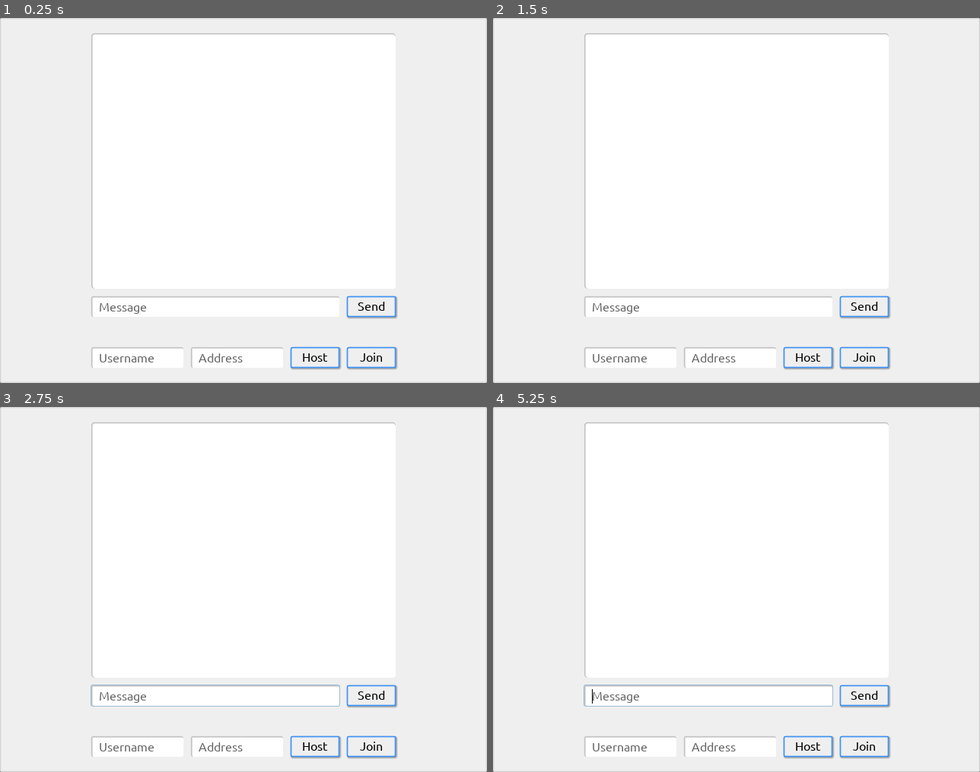
Above: before the commit, frames 1-4 (two rows, left to right).
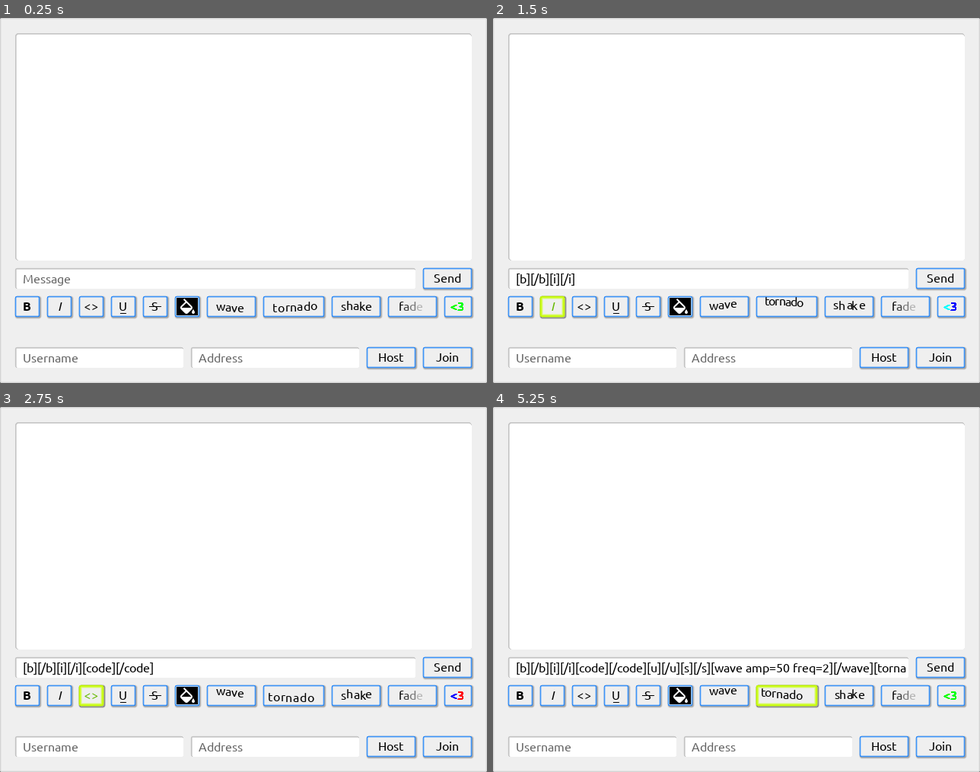
Above: after the commit, the same moments.

Repository: UbeJelly/Koteksu
Game: Godot game, scene res://Scenes/Main.tscn
The game is run twice, just before and just after one commit, with the same random seed, the same clock (stepped at 60 frames per second) and the same inputs.
Inputs (mouse positions are in pixels of both pictures, inside the frame that each line leads up to):
- Up to frame 1 (0.25 s): no input
- Up to frame 2 (1.5 s): click (522, 306) at 0.5 s, where only the run after the commit has a clickable "B"; click (551, 306) at 1.25 s, where only the run after the commit has a clickable "I"
- Up to frame 3 (2.75 s): click (92, 695) at 2 s, where only the run after the commit has a clickable "<>"
- Up to frame 4 (5.25 s): click (614, 695) at 2.75 s, where only the run after the commit has a clickable "U _"; click (648, 695) at 3.5 s, where only the run after the commit has a clickable "S —"; click (726, 695) at 4.25 s, where only the run after the commit has a clickable "wave"; click (785, 695) at 5 s, where only the run after the commit has a clickable "tornado"

The runs differ from the first frame. In frame 1, 4.5% of the frame differs, in the area x 2-98%, y 4-97%; in frame 2, 4.7%; in frame 3, 4.8%; in frame 4, 5.5%.

Commit message:
Added BBCode snippet buttons, updated README

Diff:
--- a/Resources/GDResources/Themes/Default.tres
+++ b/Resources/GDResources/Themes/Default.tres
@@ -79,7 +79,7 @@
 shadow_offset = Vector2( 1, 1 )
 
 [sub_resource type="StyleBoxFlat" id=6]
-bg_color = Color( 0.941176, 0.941176, 0.941176, 1 )
+bg_color = Color( 0.901961, 0.901961, 0.901961, 1 )
 border_width_left = 2
 border_width_top = 2
 border_width_right = 2
--- a/Scenes/Main.tscn
+++ b/Scenes/Main.tscn
@@ -1,44 +1,80 @@
-[gd_scene load_steps=4 format=2]
+[gd_scene load_steps=19 format=2]
 
 [ext_resource path="res://Scripts/Main.gd" type="Script" id=1]
+[ext_resource path="res://Resources/Font/Ubuntu/Ubuntu-Regular.ttf" type="DynamicFontData" id=2]
+[ext_resource path="res://Resources/Font/Ubuntu/Ubuntu-Bold.ttf" type="DynamicFontData" id=3]
+[ext_resource path="res://Resources/Font/Ubuntu/Ubuntu-Italic.ttf" type="DynamicFontData" id=4]
+[ext_resource path="res://Resources/Textures/Icon/fill_color_24.png" type="Texture" id=5]
+[ext_resource path="res://Resources/Font/Noto_Sans_Mono/NotoSansMono-Regular.ttf" type="DynamicFontData" id=6]
 [ext_resource path="res://Scripts/Message.gd" type="Script" id=7]
 [ext_resource path="res://Resources/GDResources/Themes/Default.tres" type="Theme" id=8]
 
-[node name="Main" type="Control"]
+[sub_resource type="DynamicFont" id=1]
+use_mipmaps = true
+use_filter = true
+font_data = ExtResource( 3 )
+
+[sub_resource type="DynamicFont" id=2]
+use_mipmaps = true
+use_filter = true
+font_data = ExtResource( 4 )
+
+[sub_resource type="DynamicFont" id=3]
+use_mipmaps = true
+use_filter = true
+font_data = ExtResource( 6 )
+
+[sub_resource type="DynamicFont" id=4]
+use_mipmaps = true
+use_filter = true
+extra_spacing_top = -8
+extra_spacing_bottom = -10
+font_data = ExtResource( 2 )
+
+[sub_resource type="DynamicFont" id=5]
+use_mipmaps = true
+use_filter = true
+extra_spacing_top = -10
+extra_spacing_bottom = -10
+font_data = ExtResource( 2 )
+
+[sub_resource type="StyleBoxEmpty" id=6]
+
+[sub_resource type="StyleBoxEmpty" id=7]
+
+[sub_resource type="StyleBoxEmpty" id=8]
+
+[sub_resource type="StyleBoxEmpty" id=9]
+
+[sub_resource type="StyleBoxEmpty" id=10]
+
+[node name="Main" type="Panel"]
 anchor_right = 1.0
 anchor_bottom = 1.0
 theme = ExtResource( 8 )
 script = ExtResource( 1 )
 
-[node name="Panel" type="Panel" parent="."]
-anchor_right = 1.0
-anchor_bottom = 1.0
-
 [node name="Margin" type="MarginContainer" parent="."]
 anchor_right = 1.0
 anchor_bottom = 1.0
 size_flags_vertical = 3
-custom_constants/margin_right = 120
-custom_constants/margin_top = 20
-custom_constants/margin_left = 120
-custom_constants/margin_bottom = 20
 
 [node name="Rows" type="VBoxContainer" parent="Margin"]
-margin_left = 120.0
+margin_left = 20.0
 margin_top = 20.0
-margin_right = 520.0
+margin_right = 620.0
 margin_bottom = 460.0
 custom_constants/separation = 40
 
 [node name="Chat" type="VBoxContainer" parent="Margin/Rows"]
-margin_right = 400.0
+margin_right = 600.0
 margin_bottom = 373.0
 size_flags_vertical = 3
 
 [node name="Chatbox" type="RichTextLabel" parent="Margin/Rows/Chat"]
 unique_name_in_owner = true
-margin_right = 400.0
-margin_bottom = 336.0
+margin_right = 600.0
+margin_bottom = 299.0
 focus_mode = 2
 size_flags_vertical = 3
 bbcode_enabled = true
@@ -46,56 +82,257 @@
 selection_enabled = true
 
 [node name="User" type="HBoxContainer" parent="Margin/Rows/Chat"]
-margin_top = 346.0
-margin_right = 400.0
-margin_bottom = 373.0
+margin_top = 309.0
+margin_right = 600.0
+margin_bottom = 336.0
 
 [node name="Message" type="LineEdit" parent="Margin/Rows/Chat/User"]
 unique_name_in_owner = true
-margin_right = 326.0
+margin_right = 526.0
 margin_bottom = 27.0
 size_flags_horizontal = 3
 placeholder_text = "Message"
 caret_blink = true
+caret_blink_speed = 0.5
 script = ExtResource( 7 )
 
 [node name="Send" type="Button" parent="Margin/Rows/Chat/User"]
 unique_name_in_owner = true
-margin_left = 336.0
-margin_right = 400.0
+margin_left = 536.0
+margin_right = 600.0
 margin_bottom = 27.0
 rect_min_size = Vector2( 64, 0 )
 mouse_default_cursor_shape = 2
 size_flags_horizontal = 0
 text = "Send"
 
+[node name="Style" type="HBoxContainer" parent="Margin/Rows/Chat"]
+margin_top = 346.0
+margin_right = 600.0
+margin_bottom = 373.0
+
+[node name="Bold" type="Button" parent="Margin/Rows/Chat/Style"]
+margin_right = 32.0
+margin_bottom = 27.0
+rect_min_size = Vector2( 32, 0 )
+mouse_default_cursor_shape = 2
+custom_fonts/font = SubResource( 1 )
+text = "B"
+
+[node name="Italic" type="Button" parent="Margin/Rows/Chat/Style"]
+margin_left = 42.0
+margin_right = 74.0
+margin_bottom = 27.0
+rect_min_size = Vector2( 32, 0 )
+mouse_default_cursor_shape = 2
+custom_fonts/font = SubResource( 2 )
+text = "I"
+
+[node name="Code" type="Button" parent="Margin/Rows/Chat/Style"]
+margin_left = 84.0
+margin_right = 116.0
+margin_bottom = 27.0
+rect_min_size = Vector2( 32, 0 )
+mouse_default_cursor_shape = 2
+custom_fonts/font = SubResource( 3 )
+text = "<>"
+
+[node name="Underline" type="Button" parent="Margin/Rows/Chat/Style"]
+margin_left = 126.0
+margin_right = 158.0
+margin_bottom = 27.0
+rect_min_size = Vector2( 32, 0 )
+mouse_default_cursor_shape = 2
+custom_fonts/font = SubResource( 4 )
+text = "U
+_"
+
+[node name="Strikethrough" type="Button" parent="Margin/Rows/Chat/Style"]
+margin_left = 168.0
+margin_right = 200.0
+margin_bottom = 27.0
+rect_min_size = Vector2( 32, 0 )
+mouse_default_cursor_shape = 2
+custom_fonts/font = SubResource( 5 )
+text = "S
+—"
+
+[node name="Color" type="ColorPickerButton" parent="Margin/Rows/Chat/Style"]
+margin_left = 210.0
+margin_right = 242.0
+margin_bottom = 27.0
+rect_min_size = Vector2( 32, 0 )
+mouse_default_cursor_shape = 2
+icon_align = 1
+expand_icon = true
+
+[node name="Icon" type="TextureRect" parent="Margin/Rows/Chat/Style/Color"]
+margin_left = 4.0
+margin_top = 1.0
+margin_right = 28.0
+margin_bottom = 25.0
+mouse_filter = 2
+texture = ExtResource( 5 )
+__meta__ = {
+"_edit_lock_": true
+}
+
+[node name="Wave" type="Button" parent="Margin/Rows/Chat/Style"]
+margin_left = 252.0
+margin_right = 316.0
+margin_bottom = 27.0
+rect_min_size = Vector2( 64, 0 )
+mouse_default_cursor_shape = 2
+
+[node name="Label" type="RichTextLabel" parent="Margin/Rows/Chat/Style/Wave"]
+margin_left = 12.0
+margin_top = 2.0
+margin_right = 52.0
+margin_bottom = 42.0
+mouse_filter = 2
+custom_styles/normal = SubResource( 6 )
+bbcode_enabled = true
+bbcode_text = "[wave amp=50 freq=2]wave[/wave]"
+meta_underlined = false
+text = "wave"
+scroll_active = false
+deselect_on_focus_loss_enabled = false
+__meta__ = {
+"_edit_lock_": true
+}
+
+[node name="Tornado" type="Button" parent="Margin/Rows/Chat/Style"]
+margin_left = 326.0
+margin_right = 406.0
+margin_bottom = 27.0
+rect_min_size = Vector2( 80, 0 )
+mouse_default_cursor_shape = 2
+
+[node name="Label" type="RichTextLabel" parent="Margin/Rows/Chat/Style/Tornado"]
+margin_left = 10.0
+margin_top = 2.0
+margin_right = 90.0
+margin_bottom = 42.0
+rect_min_size = Vector2( 80, 0 )
+rect_clip_content = false
+mouse_filter = 2
+custom_styles/normal = SubResource( 7 )
+bbcode_enabled = true
+bbcode_text = "[tornado radius=5 freq=2]tornado[/tornado]"
+meta_underlined = false
+text = "tornado"
+scroll_active = false
+deselect_on_focus_loss_enabled = false
+__meta__ = {
+"_edit_lock_": true
+}
+
+[node name="Shake" type="Button" parent="Margin/Rows/Chat/Style"]
+margin_left = 416.0
+margin_right = 480.0
+margin_bottom = 27.0
+rect_min_size = Vector2( 64, 0 )
+mouse_default_cursor_shape = 2
+
+[node name="Label" type="RichTextLabel" parent="Margin/Rows/Chat/Style/Shake"]
+margin_left = 12.0
+margin_top = 3.0
+margin_right = 76.0
+margin_bottom = 43.0
+rect_min_size = Vector2( 64, 0 )
+rect_clip_content = false
+mouse_filter = 2
+custom_styles/normal = SubResource( 8 )
+bbcode_enabled = true
+bbcode_text = "[shake rate=5 level=10]shake[/shake]"
+meta_underlined = false
+text = "shake"
+scroll_active = false
+deselect_on_focus_loss_enabled = false
+__meta__ = {
+"_edit_lock_": true
+}
+
+[node name="Fade" type="Button" parent="Margin/Rows/Chat/Style"]
+margin_left = 490.0
+margin_right = 554.0
+margin_bottom = 27.0
+rect_min_size = Vector2( 64, 0 )
+mouse_default_cursor_shape = 2
+
+[node name="Label" type="RichTextLabel" parent="Margin/Rows/Chat/Style/Fade"]
+margin_left = 14.0
+margin_top = 4.0
+margin_right = 78.0
+margin_bottom = 44.0
+rect_min_size = Vector2( 64, 0 )
+rect_clip_content = false
+mouse_filter = 2
+custom_styles/normal = SubResource( 9 )
+bbcode_enabled = true
+bbcode_text = "[fade start=0 length=4]fade[/fade]"
+meta_underlined = false
+text = "fade"
+scroll_active = false
+deselect_on_focus_loss_enabled = false
+__meta__ = {
+"_edit_lock_": true
+}
+
+[node name="Rainbow" type="Button" parent="Margin/Rows/Chat/Style"]
+margin_left = 564.0
+margin_right = 600.0
+margin_bottom = 27.0
+rect_min_size = Vector2( 36, 0 )
+mouse_default_cursor_shape = 2
+
+[node name="Label" type="RichTextLabel" parent="Margin/Rows/Chat/Style/Rainbow"]
+margin_left = 8.0
+margin_top = 4.0
+margin_right = 48.0
+margin_bottom = 44.0
+rect_clip_content = false
+mouse_filter = 2
+custom_styles/normal = SubResource( 10 )
+bbcode_enabled = true
+bbcode_text = "[rainbow freq=1 sat=5 val=10]<3[/rainbow]"
+meta_underlined = false
+text = "<3"
+scroll_active = false
+deselect_on_focus_loss_enabled = false
+__meta__ = {
+"_edit_lock_": true
+}
+
 [node name="Client" type="HBoxContainer" parent="Margin/Rows"]
 unique_name_in_owner = true
 margin_top = 413.0
-margin_right = 400.0
+margin_right = 600.0
 margin_bottom = 440.0
 
 [node name="Username" type="LineEdit" parent="Margin/Rows/Client"]
 unique_name_in_owner = true
-margin_right = 121.0
+margin_right = 221.0
 margin_bottom = 27.0
 size_flags_horizontal = 3
 placeholder_text = "Username"
 caret_blink = true
+caret_blink_speed = 0.5
 
 [node name="Address" type="LineEdit" parent="Margin/Rows/Client"]
 unique_name_in_owner = true
-margin_left = 131.0
-margin_right = 252.0
+margin_left = 231.0
+margin_right = 452.0
 margin_bottom = 27.0
 size_flags_horizontal = 3
 placeholder_text = "Address"
 caret_blink = true
+caret_blink_speed = 0.5
 
 [node name="Host" type="Button" parent="Margin/Rows/Client"]
 unique_name_in_owner = true
-margin_left = 262.0
-margin_right = 326.0
+margin_left = 462.0
+margin_right = 526.0
 margin_bottom = 27.0
 rect_min_size = Vector2( 64, 0 )
 mouse_default_cursor_shape = 2
@@ -103,13 +340,25 @@
 
 [node name="Join" type="Button" parent="Margin/Rows/Client"]
 unique_name_in_owner = true
-margin_left = 336.0
-margin_right = 400.0
+margin_left = 536.0
+margin_right = 600.0
 margin_bottom = 27.0
 rect_min_size = Vector2( 64, 0 )
 mouse_default_cursor_shape = 2
 text = "Join"
 
 [connection signal="pressed" from="Margin/Rows/Chat/User/Send" to="." method="_on_Send_pressed"]
+[connection signal="pressed" from="Margin/Rows/Chat/Style/Bold" to="." method="_on_Bold_pressed"]
+[connection signal="pressed" from="Margin/Rows/Chat/Style/Italic" to="." method="_on_Italic_pressed"]
+[connection signal="pressed" from="Margin/Rows/Chat/Style/Code" to="." method="_on_Code_pressed"]
+[connection signal="pressed" from="Margin/Rows/Chat/Style/Underline" to="." method="_on_Underline_pressed"]
+[connection signal="pressed" from="Margin/Rows/Chat/Style/Strikethrough" to="." method="_on_Strikethrough_pressed"]
+[connection signal="color_changed" from="Margin/Rows/Chat/Style/Color" to="." method="_on_Color_color_changed"]
+[connection signal="popup_closed" from="Margin/Rows/Chat/Style/Color" to="." method="_on_Color_popup_closed"]
+[connection signal="pressed" from="Margin/Rows/Chat/Style/Wave" to="." method="_on_Wave_pressed"]
+[connection signal="pressed" from="Margin/Rows/Chat/Style/Tornado" to="." method="_on_Tornado_pressed"]
+[connection signal="pressed" from="Margin/Rows/Chat/Style/Shake" to="." method="_on_Shake_pressed"]
+[connection signal="pressed" from="Margin/Rows/Chat/Style/Fade" to="." method="_on_Fade_pressed"]
+[connection signal="pressed" from="Margin/Rows/Chat/Style/Rainbow" to="." method="_on_Rainbow_pressed"]
 [connection signal="pressed" from="Margin/Rows/Client/Host" to="." method="_on_Host_pressed"]
 [connection signal="pressed" from="Margin/Rows/Client/Join" to="." method="_on_Join_pressed"]
--- a/Scripts/Main.gd
+++ b/Scripts/Main.gd
@@ -1,4 +1,4 @@
-class_name MainClient extends Control
+class_name MainClient extends Panel
 
 
 onready var client: HBoxContainer = $"Margin/Rows/Client"
@@ -15,6 +15,7 @@
 var message: String = ""
 
 var message_field_focus: bool = false
+var color_picker_value: String = ""
 
 
 func _ready() -> void:
@@ -63,3 +64,51 @@
 func _on_Send_pressed() -> void:
 	if not message_field.text.empty():
 		rpc_unreliable("_message_rpc", username, message_field.text)
+
+
+func _on_Bold_pressed() -> void:
+	message_field.text += "[b][/b]"
+
+
+func _on_Italic_pressed() -> void:
+	message_field.text += "[i][/i]"
+
+
+func _on_Code_pressed() -> void:
+	message_field.text += "[code][/code]"
+
+
+func _on_Underline_pressed() -> void:
+	message_field.text += "[u][/u]"
+
+
+func _on_Strikethrough_pressed() -> void:
+	message_field.text += "[s][/s]"
+
+
+func _on_Color_color_changed(color) -> void:
+	color_picker_value = color.to_html(true)
+
+
+func _on_Color_popup_closed() -> void:
+	message_field.text += "[color=#%s][/color]" % color_picker_value
+
+
+func _on_Wave_pressed() -> void:
+	message_field.text += "[wave amp=50 freq=2][/wave]"
+
+
+func _on_Tornado_pressed() -> void:
+	message_field.text += "[tornado radius=5 freq=2][/tornado]"
+
+
+func _on_Shake_pressed() -> void:
+	message_field.text += "[shake rate=5 level=10][/shake]"
+
+
+func _on_Fade_pressed() -> void:
+	message_field.text += "[fade start=4 length=10][/fade]"
+
+
+func _on_Rainbow_pressed() -> void:
+	message_field.text += "[rainbow freq=1 sat=5 val=10][/rainbow]"
--- a/project.godot
+++ b/project.godot
@@ -9,7 +9,7 @@
 config_version=4
 
 _global_script_classes=[ {
-"base": "Control",
+"base": "Panel",
 "class": "MainClient",
 "language": "GDScript",
 "path": "res://Scripts/Main.gd"
@@ -21,11 +21,11 @@
 [application]
 
 config/name="Koteksu"
-config/description="Simple chat box via Godot"
+config/description="Basic RPC chat with BBCode support via Godot!"
 run/main_scene="res://Scenes/Main.tscn"
 config/use_custom_user_dir=true
 boot_splash/image="res://Resources/Textures/Icon/konata_mlg.png"
-boot_splash/bg_color=Color( 0.705882, 0.705882, 0.705882, 1 )
+boot_splash/bg_color=Color( 0.705882, 0.705882, 0.705882, 0 )
 config/icon="res://Resources/Textures/Icon/konata_mlg.png"
 config/windows_native_icon="res://Resources/Textures/Icon/icon.ico"
 
@@ -33,6 +33,8 @@
 
 window/size/width=640
 window/size/height=480
+window/per_pixel_transparency/allowed=true
+window/per_pixel_transparency/enabled=true
 
 [gui]
 
@@ -53,5 +55,5 @@
 
 [rendering]
 
-environment/default_clear_color=Color( 0.705882, 0.705882, 0.705882, 1 )
+environment/default_clear_color=Color( 0.705882, 0.705882, 0.705882, 0 )
 environment/default_environment="res://default_env.tres"
Binary file added: Resources/Textures/Icon/fill_color_24.png
Binary file changed: preview.gif
Binary file removed: theme_preview.gif
Not shown, changed: README.md
